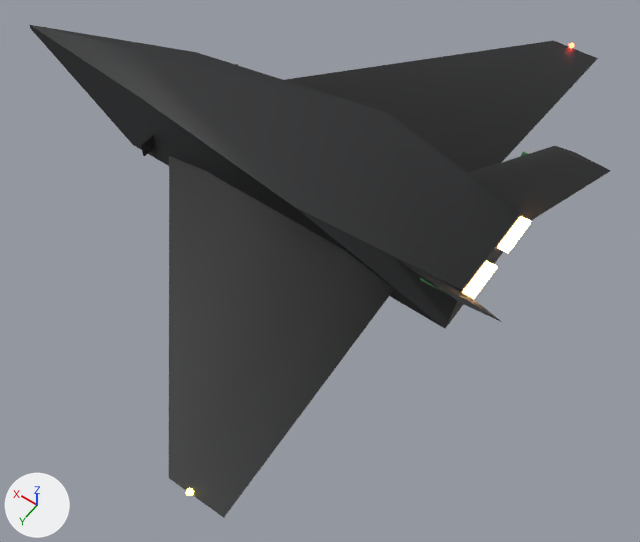
A saved change to the glTF model models/u_stealth_lod1.glb.
Rendered twice from a 50 mm camera at (-0.806, 0.915, 1.155) aimed at (-0.226, 0.104, -0.12). Every picture has the same lights, and +X, +Y and +Z are marked at lower left. The older version comes first. Where no turn or scale is listed for an object, it has been applied to the vertices. Vertices at exactly the same position are counted once.

The first picture shows 'Stealth_LOD1_Details', 'Stealth_LOD1_Walls'.
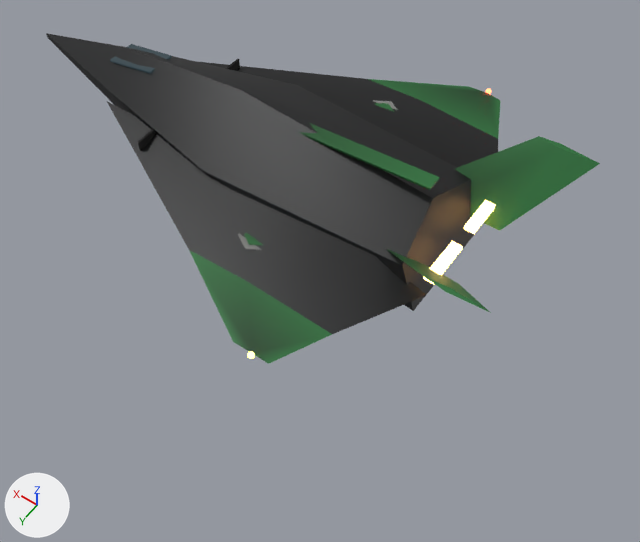
Location of each change, [x1, y1, x2, y2] in pixels of the pictures (640 x 542 px; the box of a moved part takes in the faces that stretch with it):
'Stealth_LOD1_Walls', reshaped (33% shorter)
    before: [30, 25, 610, 518]
    after: [46, 33, 600, 364]
'Stealth_LOD1_Details', reshaped (11% narrower, 30% shorter)
    before: [141, 43, 574, 496]
    after: [110, 44, 495, 359]
part 1 of me_stealth_lod1_details, moved or reshaped
    before: [569, 43, 574, 48]
    after: [486, 88, 491, 94]
part 2 of me_stealth_lod1_details, added
    after: [464, 200, 495, 234]
part 3 of me_stealth_lod1_details, added
    after: [423, 241, 463, 284]
part 4 of me_stealth_lod1_details, moved or reshaped (not visible before)
    after: [226, 59, 240, 70]
part 5 of me_stealth_lod1_details, moved or reshaped
    before: [141, 134, 154, 156]
    after: [138, 129, 156, 151]
part 6 of me_stealth_lod1_details, added
    after: [373, 100, 397, 110]
part 7 of me_stealth_lod1_details, added
    after: [238, 233, 261, 250]
part 8 of me_stealth_lod1_details, added
    after: [374, 103, 394, 112]
part 9 of me_stealth_lod1_details, added
    after: [244, 232, 263, 245]
part 10 of me_stealth_lod1_details, moved or reshaped
    before: [186, 488, 194, 496]
    after: [247, 351, 255, 359]
part 11 of me_stealth_lod1_details, deleted
    before: [420, 278, 448, 295]
part 12 of me_stealth_lod1_details, deleted
    before: [498, 216, 531, 253]
part 13 of me_stealth_lod1_details, deleted
    before: [463, 261, 497, 299]
part 14 of me_stealth_lod1_details, added
    after: [299, 122, 440, 190]
part 15 of me_stealth_lod1_details, recoloured
    after: [110, 44, 172, 74]
part 16 of me_stealth_lod1_walls, rebuilt (11% narrower, 8% shorter)
    before: [30, 25, 522, 328]
    after: [46, 33, 482, 311]
part 17 of me_stealth_lod1_walls, rebuilt
    before: [395, 258, 502, 322]
    after: [385, 248, 491, 313]
part 18 of me_stealth_lod1_walls, rebuilt
    before: [286, 40, 598, 173]
    after: [196, 61, 500, 168]
part 19 of me_stealth_lod1_walls, rebuilt
    before: [468, 146, 610, 220]
    after: [455, 136, 600, 230]
part 20 of me_stealth_lod1_walls, rebuilt (42% wider, 27% shorter)
    before: [169, 156, 394, 518]
    after: [107, 101, 426, 364]

Diff of the bpy script that builds the scene:
```diff
--- a/models/u_stealth_lod1.glb.py
+++ b/models/u_stealth_lod1.glb.py
@@ mat_white @@
+mat_white = bpy.data.materials.new('White')
+# nodes: BsdfPrincipled, Mix, OutputMaterial, VertexColor
+# colours: grey #b3b5b1, mixed with the vertex colours
@@ me_stealth_lod1_details @@
-me_stealth_lod1_details.from_pydata(...)  # 108 vertices, 180 faces; spans x -0.52..0.324, y -0.606..0.606, z -0.015..0.097
+me_stealth_lod1_details.from_pydata(...)  # 148 vertices, 248 faces; spans x -0.455..0.324, y -0.381..0.381, z -0.006..0.116
+# me_stealth_lod1_details part 1: the loose piece of 26 vertices spanning x -0.366..-0.354, y -0.606..-0.594, z -0.006..0.006 is moved by (0.07, 0.225, 0.0)
+# me_stealth_lod1_details part 2: a new loose piece, a box spanning x -0.455..-0.435, y -0.11..-0.02, z 0.021..0.029, in mat_afterburner
+# me_stealth_lod1_details part 3: a new loose piece, a box spanning x -0.455..-0.435, y 0.02..0.11, z 0.021..0.029, in mat_afterburner
+# me_stealth_lod1_details part 4: the loose piece of 8 vertices spanning x 0.148..0.152, y -0.14..-0.08, z -0.015..0.015 is moved by (0.0, -0.005, 0.01)
+# me_stealth_lod1_details part 5: the loose piece of 8 vertices spanning x 0.148..0.152, y 0.08..0.14, z -0.015..0.015 is moved by (0.0, 0.005, 0.01)
+# me_stealth_lod1_details part 6: a new loose piece, a 6-sided cylinder along z spanning x -0.1894..-0.1306, y -0.224..-0.156, z 0.013..0.016, in mat_white
+# me_stealth_lod1_details part 7: a new loose piece, a 6-sided cylinder along z spanning x -0.1894..-0.1306, y 0.156..0.224, z 0.013..0.016, in mat_white
+# me_stealth_lod1_details part 8: a new loose piece, a 6-sided cylinder along z spanning x -0.1806..-0.1394, y -0.2138..-0.1662, z 0.014..0.0175, in mat_teamcolor
+# me_stealth_lod1_details part 9: a new loose piece, a 6-sided cylinder along z spanning x -0.1806..-0.1394, y 0.1662..0.2138, z 0.014..0.0175, in mat_teamcolor
+# me_stealth_lod1_details part 10: the loose piece of 26 vertices spanning x -0.366..-0.354, y 0.594..0.606, z -0.006..0.006 is moved by (0.07, -0.225, 0.0)
+# me_stealth_lod1_details part 11: the loose piece of 8 vertices spanning x -0.505..-0.455, y 0.146..0.167, z 0.073..0.097 is deleted
+# me_stealth_lod1_details part 12: the loose piece of 8 vertices spanning x -0.52..-0.5, y -0.1..-0.02, z 0.016..0.024 is deleted
+# me_stealth_lod1_details part 13: the loose piece of 8 vertices spanning x -0.52..-0.5, y 0.02..0.1, z 0.016..0.024 is deleted
+# me_stealth_lod1_details part 14: 8 vertices added at x -0.38..0.02, y -0.015..0.015, z 0.08..0.116
+# me_stealth_lod1_details part 15: 12 kept faces spanning x 0.216..0.324, y -0.03..0.03, z 0.051..0.077 get new vertex colours; the middle colour goes from grey #888888 to grey #a2a2a2
+# other edits to the shape of me_stealth_lod1_details do not show in these pictures
 me_stealth_lod1_details.materials.append(mat_teamcolor)
@@ me_stealth_lod1_details @@
 me_stealth_lod1_details.materials.append(mat_glass)
+me_stealth_lod1_details.materials.append(mat_white)
@@ me_stealth_lod1_walls @@
-me_stealth_lod1_walls.from_pydata(...)  # 45 vertices, 70 faces; spans x -0.6..0.6, y -0.6..0.6, z -0.03..0.122
+me_stealth_lod1_walls.from_pydata(...)  # 57 vertices, 98 faces; spans x -0.58..0.55, y -0.37..0.37, z -0.03..0.128
+# me_stealth_lod1_walls part 16: the loose piece of 13 vertices spanning x -0.5..0.6, y -0.14..0.14, z -0.03..0.09 is rebuilt with 15 vertices and now spans x -0.44..0.55, y -0.14..0.14, z -0.03..0.11
+# me_stealth_lod1_walls part 17: the loose piece of 8 vertices spanning x -0.6..-0.32, y 0.075..0.188, z 0.0..0.122 is rebuilt with 8 vertices and now spans x -0.58..-0.3, y 0.065..0.187, z 0.0..0.128, in mat_teamcolor
+# me_stealth_lod1_walls part 18: the loose piece of 8 vertices spanning x -0.42..0.12, y -0.6..-0.1, z -0.02..0.03 is rebuilt with 13 vertices and now spans x -0.45..0.3, y -0.37..-0.08, z -0.022..0.035
+# me_stealth_lod1_walls part 19: the loose piece of 8 vertices spanning x -0.6..-0.32, y -0.188..-0.075, z 0.0..0.122 is rebuilt with 8 vertices and now spans x -0.58..-0.3, y -0.187..-0.065, z 0.0..0.128, in mat_teamcolor
+# me_stealth_lod1_walls part 20: the loose piece of 8 vertices spanning x -0.42..0.12, y 0.1..0.6, z -0.02..0.03 is rebuilt with 13 vertices and now spans x -0.45..0.3, y 0.08..0.37, z -0.022..0.035
 me_stealth_lod1_walls.materials.append(mat_airgrey)
+me_stealth_lod1_walls.materials.append(mat_teamcolor)
```
